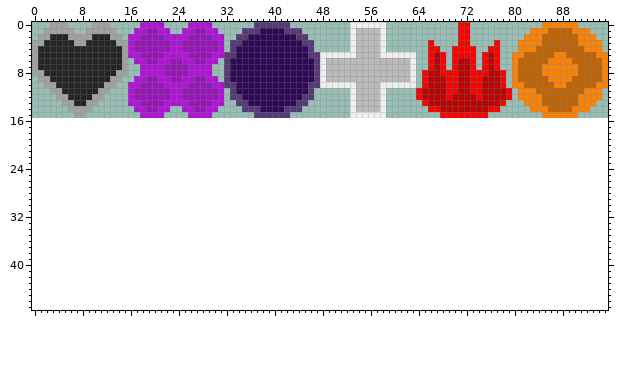
Sprite sheet, stored at assets/sprite/battle/hearts.png. Above, as it was before the edit.
The file is 96x16 pixels. The old version is drawn lined up with the new one, on the new canvas.
The result:
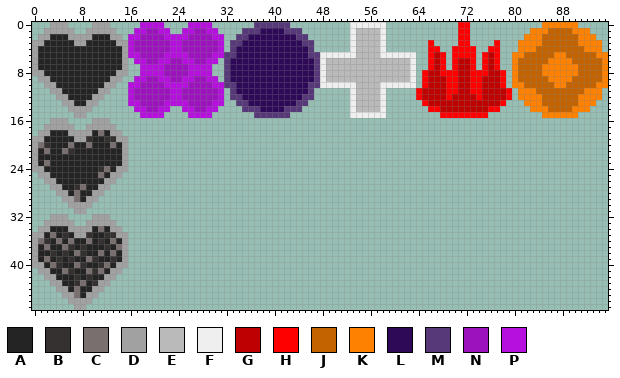
Palette (. is transparent): A #242424  B #363131  C #7a6f6f  D #a1a1a1  E #bababa  F #efefef  G #be0000  H #ff0000  J #c36300  K #ff8100  L #2e0958  M #573979  N #9c13bd  P #b510dd
Changes in this commit:
canvas 96x16 -> 96x48
y 16: x 3..5 ... -> DDD; x 10..12 ... -> DDD
y 17: x 2..6 ..... -> DDDDD; x 9..13 ..... -> DDDDD
y 18: x 1..14 .............. -> DDAAADDDDACADD
y 19: x 0..15 ................ -> DDAAAAADDBAABBDD
y 20: x 0..15 ................ -> DCBAAACAACAAACAD
y 21: x 0..15 ................ -> DACAACBAAAAAAAAD
y 22: x 0..15 ................ -> DAAAAAAAAAAAAAAD
y 23: x 0..15 ................ -> DACAAAAAAAAAAAAD
y 24: x 0..15 ................ -> DDAAAAAAAAABCADD
y 25: x 1..14 .............. -> DDAAAAAAAACADD
y 26: x 2..13 ............ -> DDAAAAAAAADD
y 27: x 3..12 .......... -> DDAABCAADD
y 28: x 4..11 ........ -> DDACAADD
y 29: x 5..10 ...... -> DDCADD
y 30: x 6..9 .... -> DDDD
y 31: x 7..8 .. -> DD
y 32: x 3..5 ... -> DDD; x 10..12 ... -> DDD
y 33: x 2..6 ..... -> DDDDD; x 9..13 ..... -> DDDDD
y 34: x 1..14 .............. -> DDAAADDDDACADD
y 35: x 0..15 ................ -> DDACABADDBAABBDD
y 36: x 0..15 ................ -> DCBACACAACABACAD
y 37: x 0..15 ................ -> DACAACBABAAABACD
y 38: x 0..15 ................ -> DAABABACBAACACAD
y 39: x 0..15 ................ -> DACABABAACBAABAD
y 40: x 0..15 ................ -> DDACBAACBAABCADD
y 41: x 1..14 .............. -> DDAACBAACBCADD
y 42: x 2..13 ............ -> DDAAABABAADD
y 43: x 3..12 .......... -> DDAABCABDD
y 44: x 4..11 ........ -> DDACAADD
y 45: x 5..10 ...... -> DDCADD
y 46: x 6..9 .... -> DDDD
y 47: x 7..8 .. -> DD
Boxes around the changes in both pictures, in picture pixels (x1, y1, x2, y2):
added: (32, 118, 128, 310)
